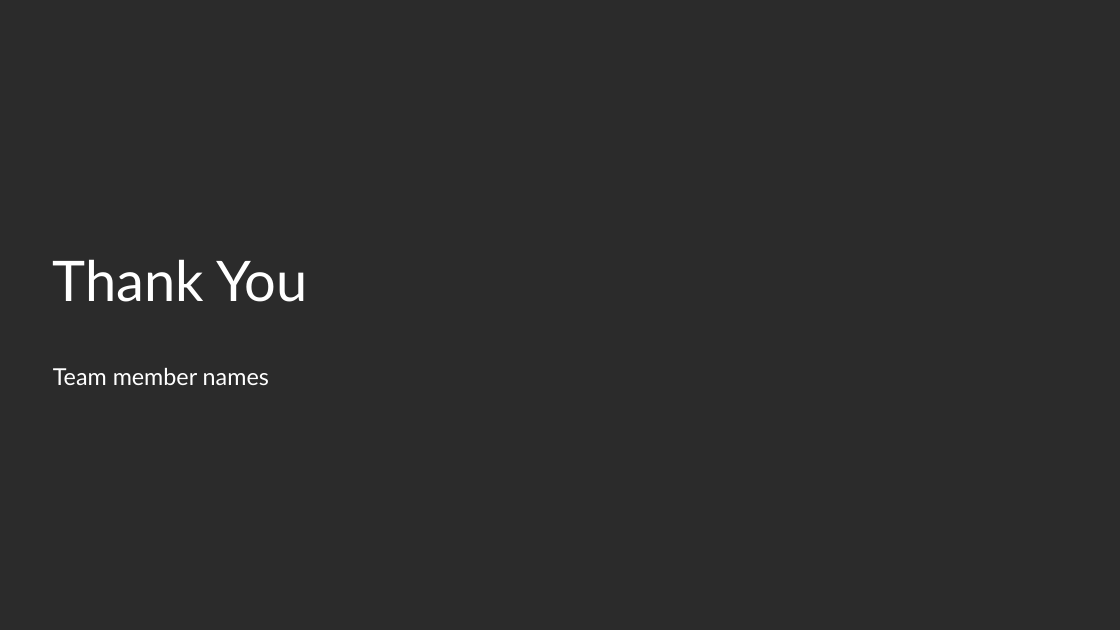
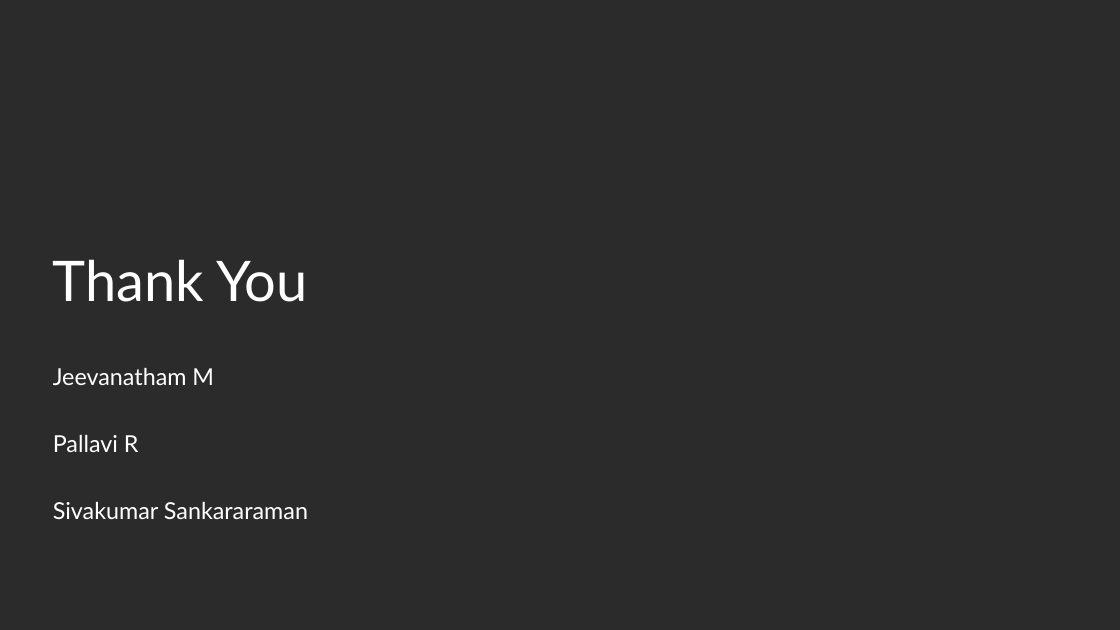
Before and after one commit to siva-tcs/TG-Auto-check, a slide deck: slide 10 of bob_automatedcheck_3GuysFromEdinburgh.pptx. Drawn at 1120x630 pixels with LibreOffice and Linux fonts; fonts in the diff are those of the drawing; background and template pictures are left out; a plain dark background stands for a picture behind light text. Boxes give left, top, right and bottom in pixels: in the first picture for what was removed or moved away, otherwise in the second. Text is boxed around its words. In the diff, an @@ line names an element or a change of style, - is before the commit and + after.

```diff
--- a/bob_automatedcheck_3GuysFromEdinburgh.pptx
+++ b/bob_automatedcheck_3GuysFromEdinburgh.pptx
@@ subtitle at bbox=[53, 368, 308, 519]: text changed @@
-Team member names
+Jeevanatham M
+Pallavi R
+Sivakumar Sankararaman
```
Also in this commit, not shown: 4 other slides changed, 2 other files.
